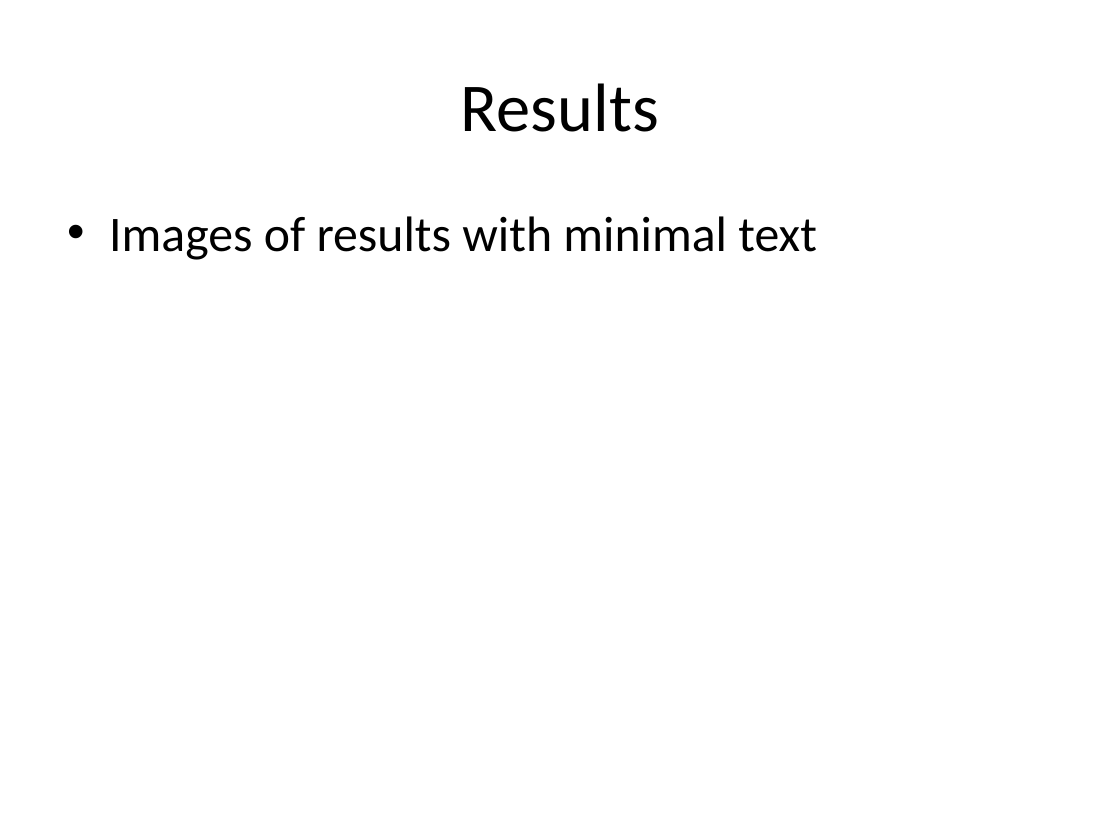
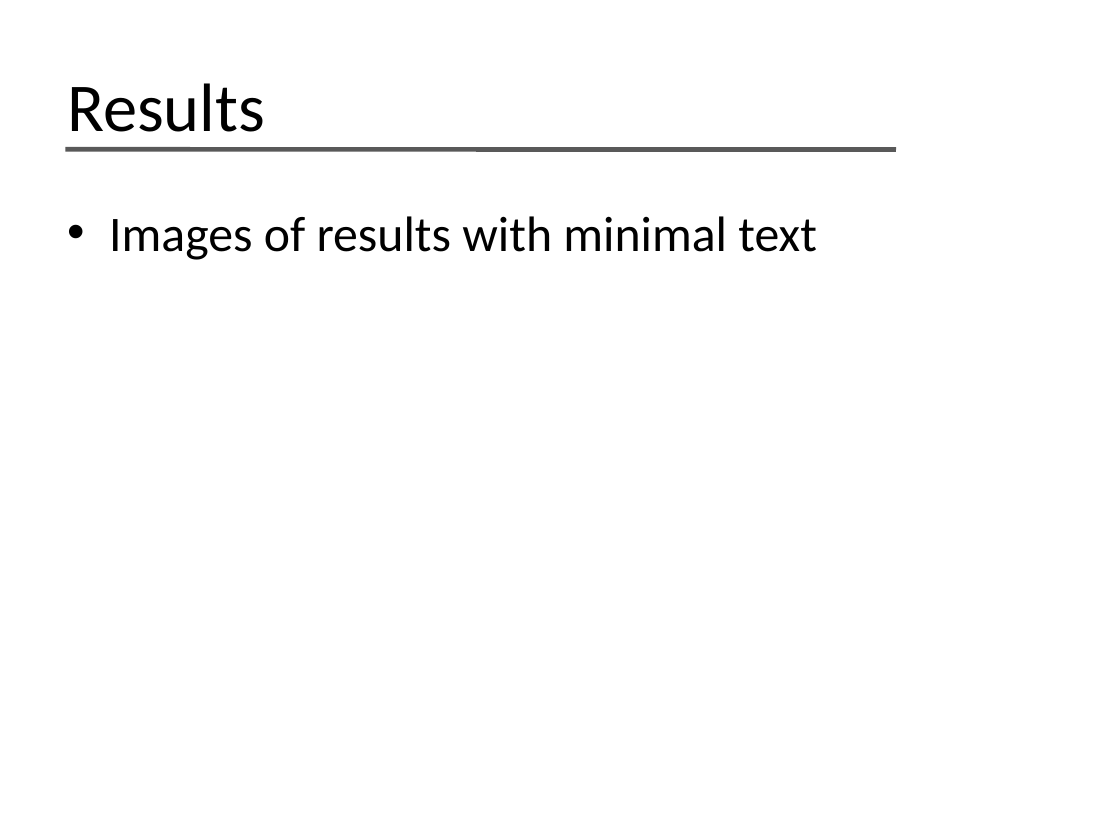
Before and after one commit to phil-monroe/EEC-277---GPU-Face-Detect, a slide deck: slide 8 of presentation/Face Detection on the GPU.pptx. Drawn at 1120x840 pixels with LibreOffice and Linux fonts; fonts in the diff are those of the drawing. Boxes give left, top, right and bottom in pixels: in the first picture for what was removed or moved away, otherwise in the second. Text is boxed around its words. In the diff, an @@ line names an element or a change of style, - is before the commit and + after.

```diff
--- a/presentation/Face Detection on the GPU.pptx
+++ b/presentation/Face Detection on the GPU.pptx
@@ title "Results" at <box>67,83,265,132</box>: alignment centre to left @@
@@ line added from (65, 149) to (896, 150), #595959 3 pt @@
```
Also in this commit, not shown: 7 other slides changed, 5 slides added, 3 other files.
